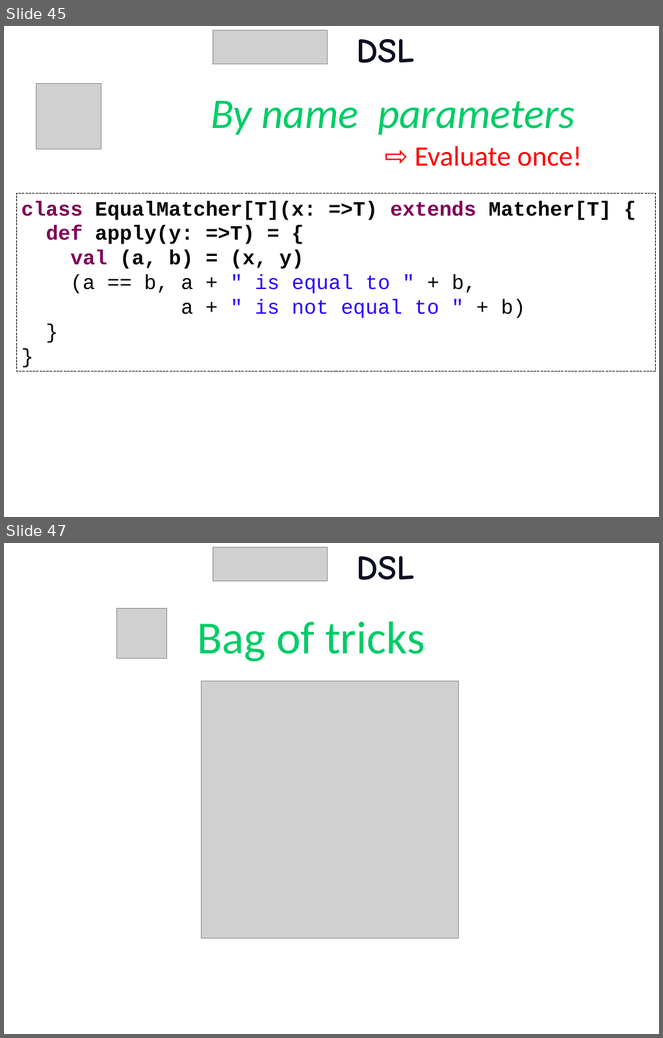
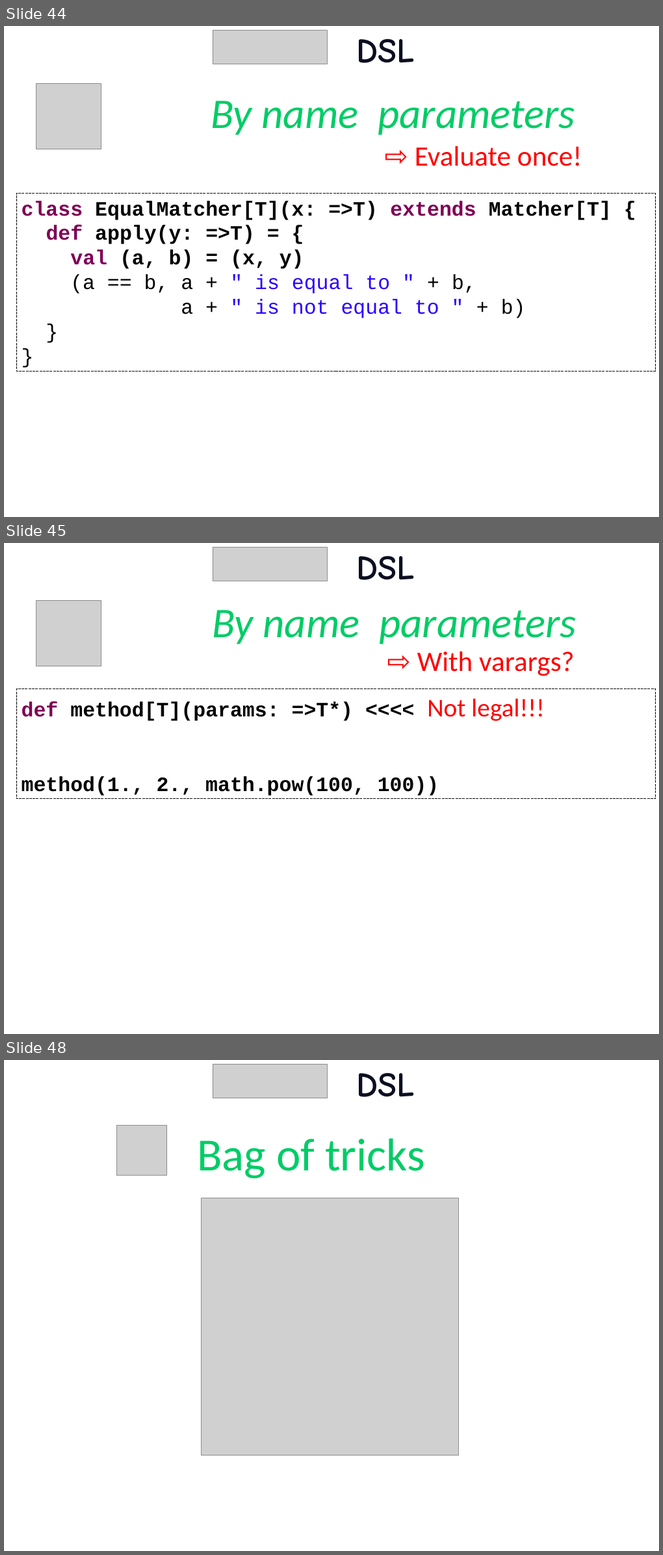
Before and after one commit to etorreborre/oscon-2010, a slide deck: src/main/resources/oscon_2010_specs.pptx. Shown one above the other, each under a label of ours: slides 45 and 47 before the commit, slides 44, 45 and 48 after it; the slides between them are not shown. The pictures are 663x1038 and 663x1555 pixels, drawn with LibreOffice and Linux fonts; fonts in the diff are those of the drawing; grey boxes stand for pictures; background and template pictures are left out. Boxes give left, top, right and bottom in pixels: in the first picture for what was removed or moved away, otherwise in the second. Text is boxed around its words. In the diff, an @@ line names an element or a change of style, - is before the commit and + after.

```diff
--- a/src/main/resources/oscon_2010_specs.pptx
+++ b/src/main/resources/oscon_2010_specs.pptx
@@ slide 45 added at box(4, 543, 659, 1034), background picture (left out) @@
@@ picture added at box(213, 547, 328, 581) @@
@@ title added at box(357, 556, 415, 580), 54 pt, text #0C0F20, bold @@
+DSL
@@ picture added at box(36, 601, 102, 666) @@
@@ text added at box(212, 610, 577, 644), 66 pt, text #00CC66, italic @@
+By name parameters
@@ text added at box(417, 652, 575, 676), 44 pt, text #FF0000 @@
+⇨ With varargs?
@@ rectangle added at box(17, 689, 655, 799), fill #FFFFFF, outline #000000 0.75 pt dashed, 32 pt, text #000000, bold @@
+def method[T](params: =>T*) <<<< Not legal!!!
+method(1., 2., math.pow(100, 100))
@@ what was slide 45 is now slide 44 @@
@@ what was slide 47 is now slide 48 @@
```
Also in this commit, not shown: 9 slides changed, 2 other slides added.
